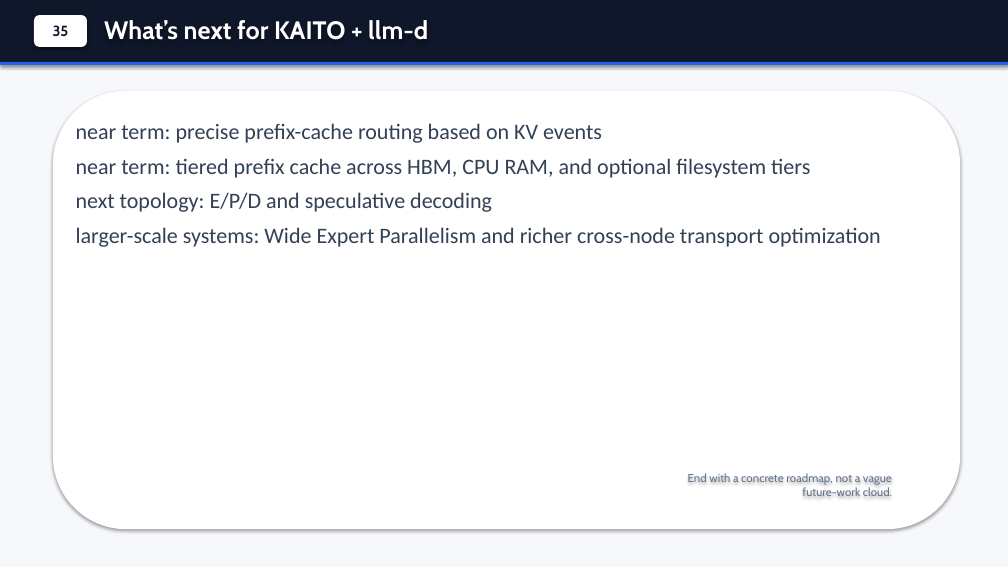
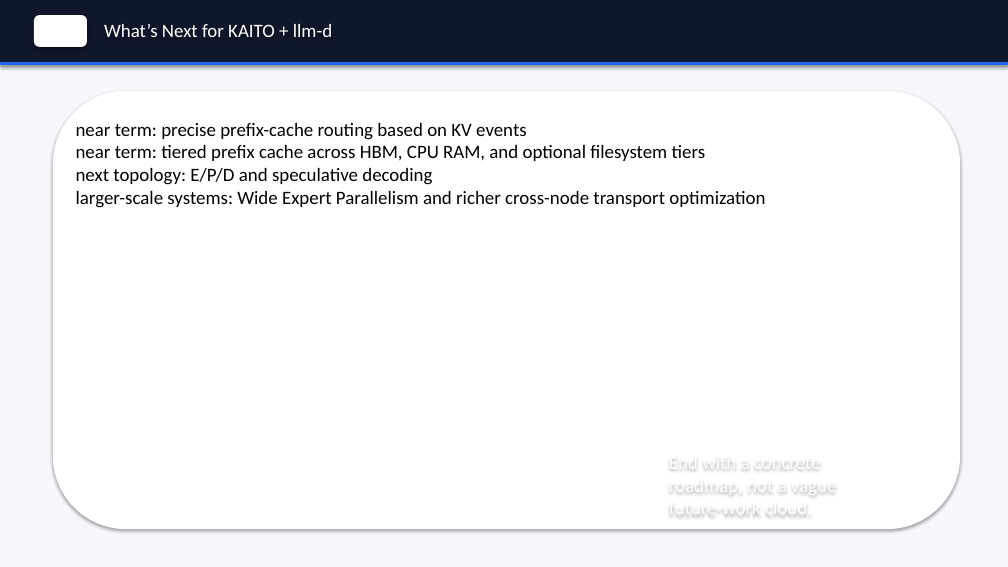
Before and after one commit to andyzhangx/demo, a slide deck: slide 36 of llm/kubecon-na-2026-pd-disaggregation.pptx. Drawn at 1008x567 pixels with LibreOffice and Linux fonts; fonts in the diff are those of the drawing. Boxes give left, top, right and bottom in pixels: in the first picture for what was removed or moved away, otherwise in the second. Text is boxed around its words. In the diff, an @@ line names an element or a change of style, - is before the commit and + after.

```diff
--- a/llm/kubecon-na-2026-pd-disaggregation.pptx
+++ b/llm/kubecon-na-2026-pd-disaggregation.pptx
@@ text in rounded rectangle at (53, 25, 69, 36): text removed @@
-35
@@ text at (104, 24, 332, 37): text changed; size 24 to 18 pt; font Cabin to Calibri; bold off @@
-What’s next for KAITO + llm-d
+What’s Next for KAITO + llm-d
@@ text "near term: precise prefix-cache routing ..." at (76, 123, 765, 208): size 21 to 18 pt, text colour #334155 to #000000; less space between paragraphs @@
@@ text "End with a concrete roadmap, ..." at (669, 452, 836, 520): size 11 to 18 pt, font Cabin to Calibri, text colour #64748B to #FFFFFF; alignment right to left @@
```
Also in this commit, not shown: 4 other slides changed, 1 slide added, 1 slide removed.
